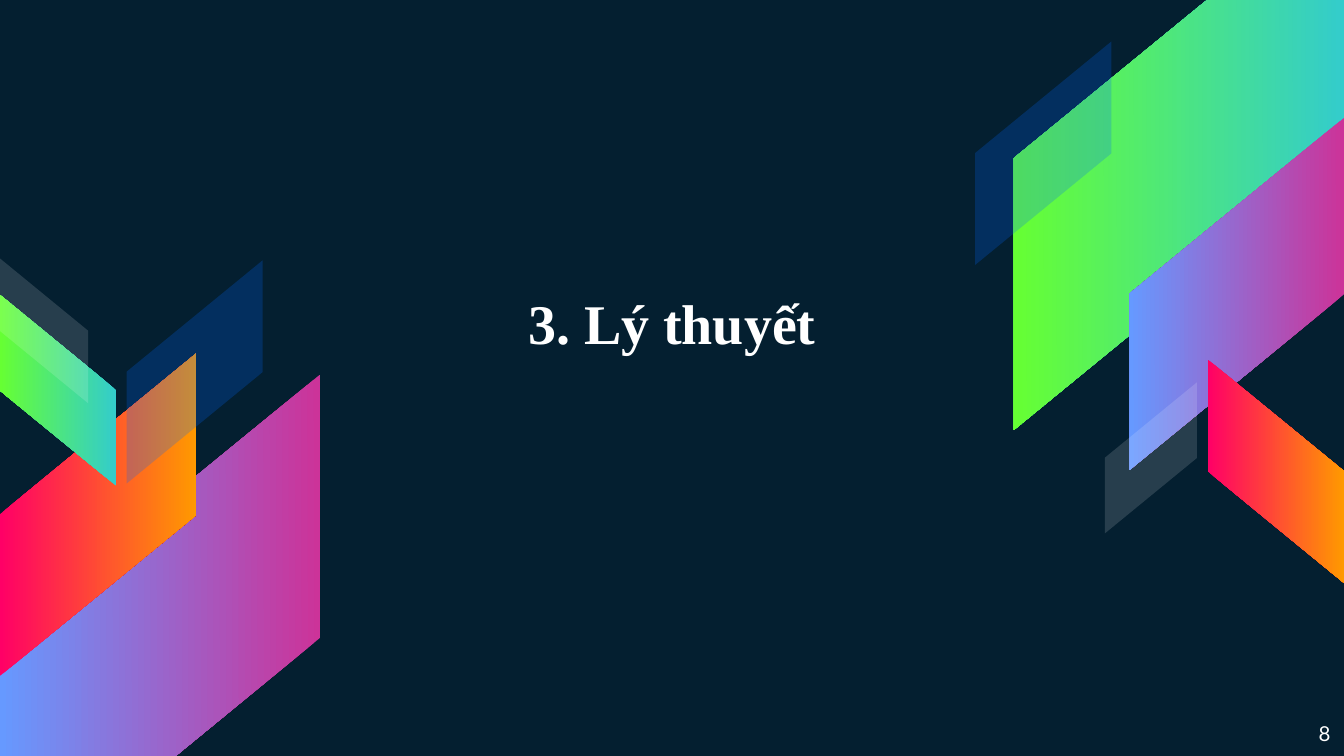
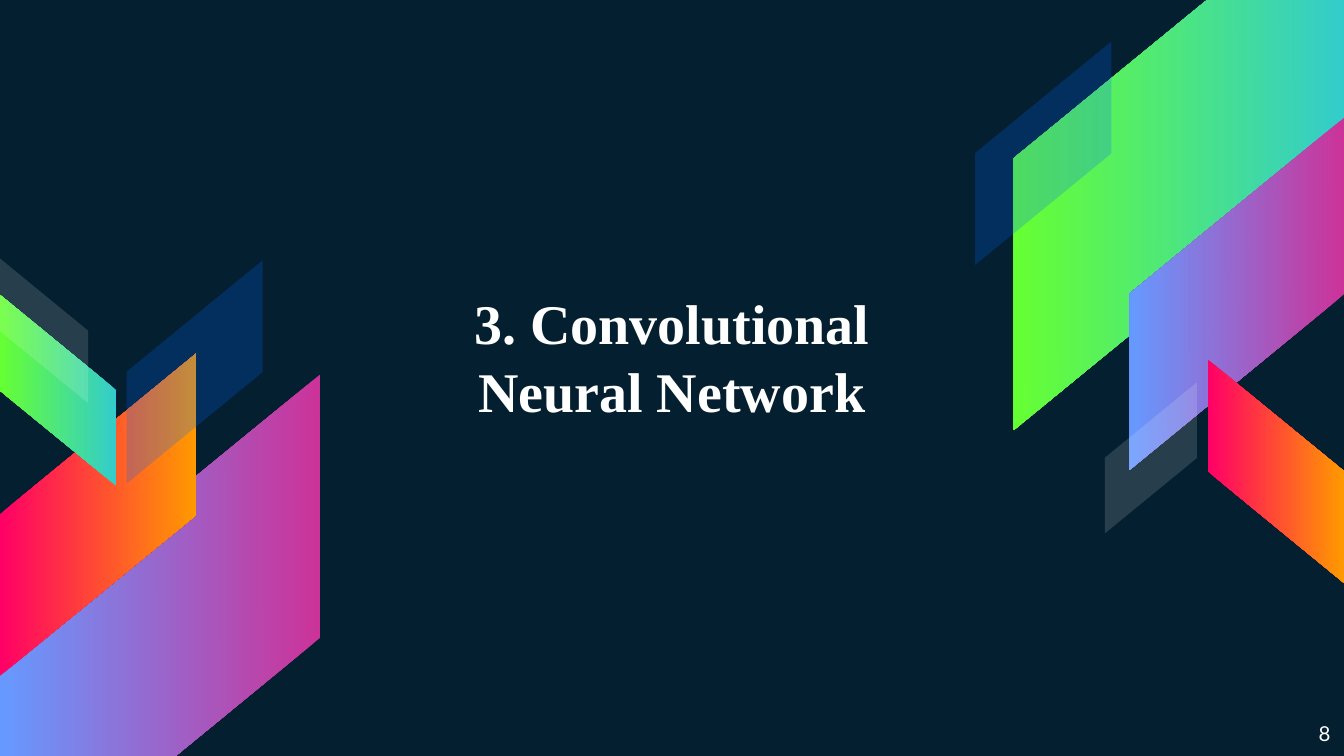
Before and after one commit to 15110383/MachineLearning, a slide deck: slide 8 of MALE.pptx. Drawn at 1344x756 pixels with LibreOffice and Linux fonts; fonts in the diff are those of the drawing. Boxes give left, top, right and bottom in pixels: in the first picture for what was removed or moved away, otherwise in the second. Text is boxed around its words. In the diff, an @@ line names an element or a change of style, - is before the commit and + after.

```diff
--- a/MALE.pptx
+++ b/MALE.pptx
@@ title at (x1=474, y1=305, x2=869, y2=413): text changed @@
-3. Lý thuyết
+3. Convolutional Neural Network
```
Also in this commit, not shown: 1 other slide changed, 7 slides added, 4 slides removed, 1 other file.
